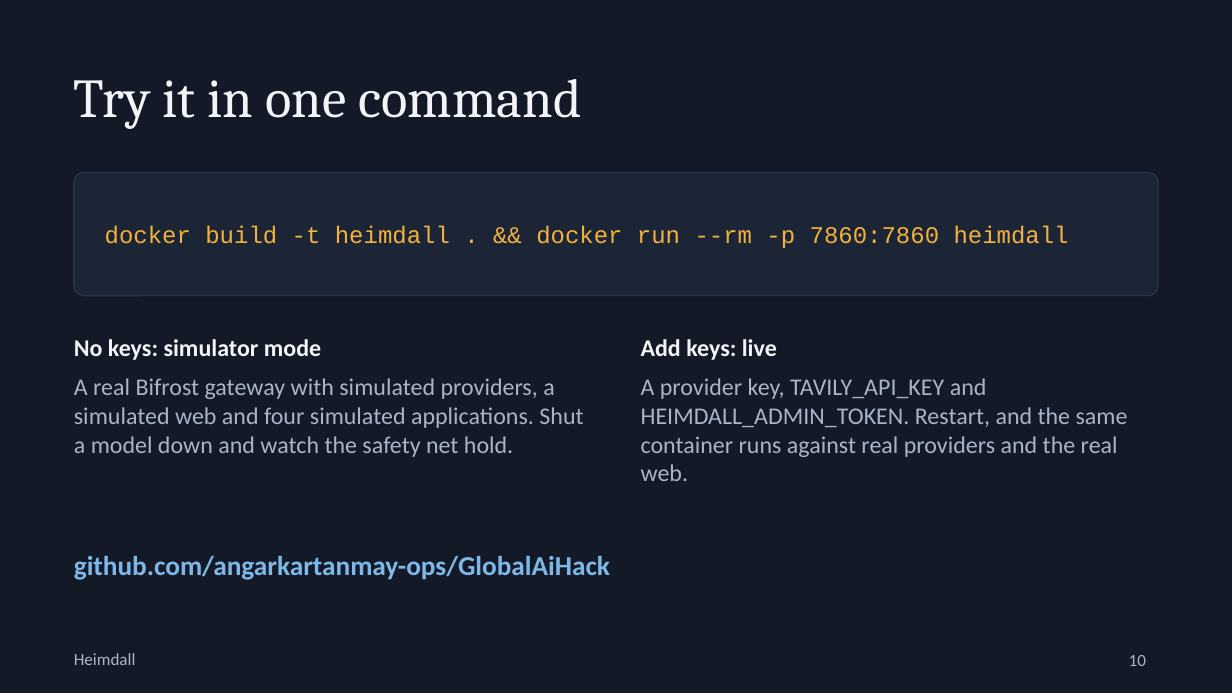
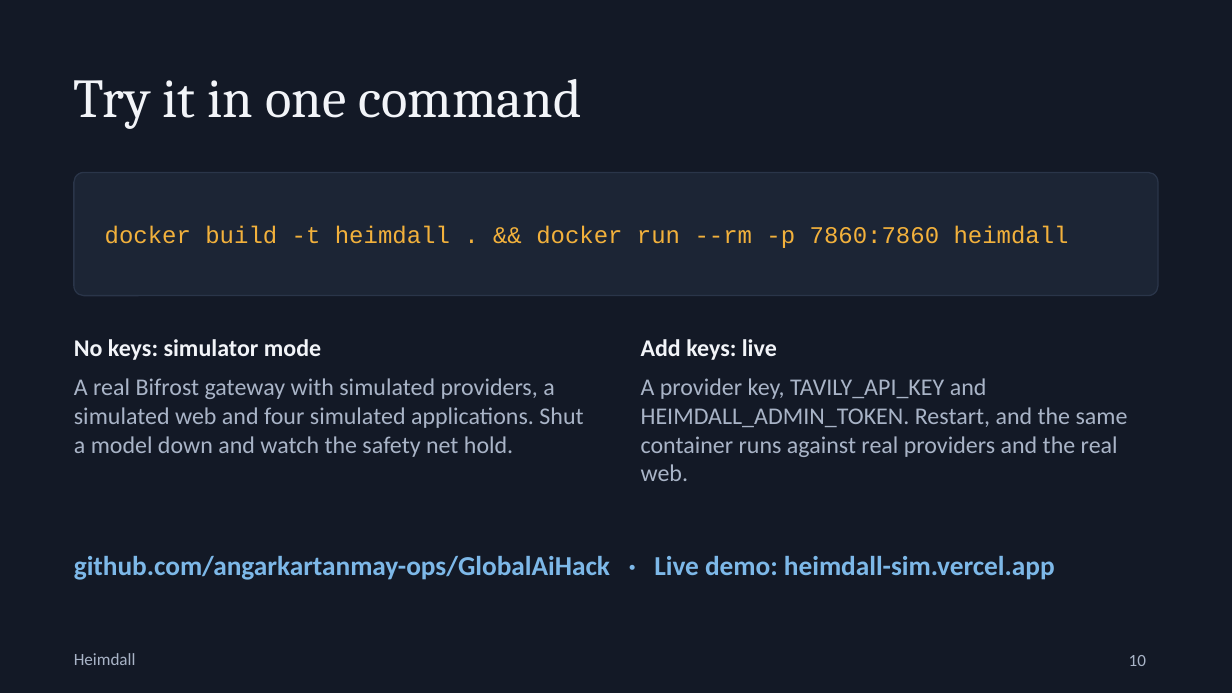
Before and after one commit to angarkartanmay-ops/GlobalAiHack, a slide deck: slide 10 of docs/Heimdall.pptx. Drawn at 1232x693 pixels with LibreOffice and Linux fonts; fonts in the diff are those of the drawing. Boxes give left, top, right and bottom in pixels: in the first picture for what was removed or moved away, otherwise in the second. Text is boxed around its words. In the diff, an @@ line names an element or a change of style, - is before the commit and + after.

```diff
--- a/docs/Heimdall.pptx
+++ b/docs/Heimdall.pptx
@@ text at <box>74,556,1055,580</box>: text changed @@
-github.com/angarkartanmay-ops/GlobalAiHack
+github.com/angarkartanmay-ops/GlobalAiHack · Live demo: heimdall-sim.vercel.app
```
Also in this commit, not shown: 1 other slide changed, 5 other files.
